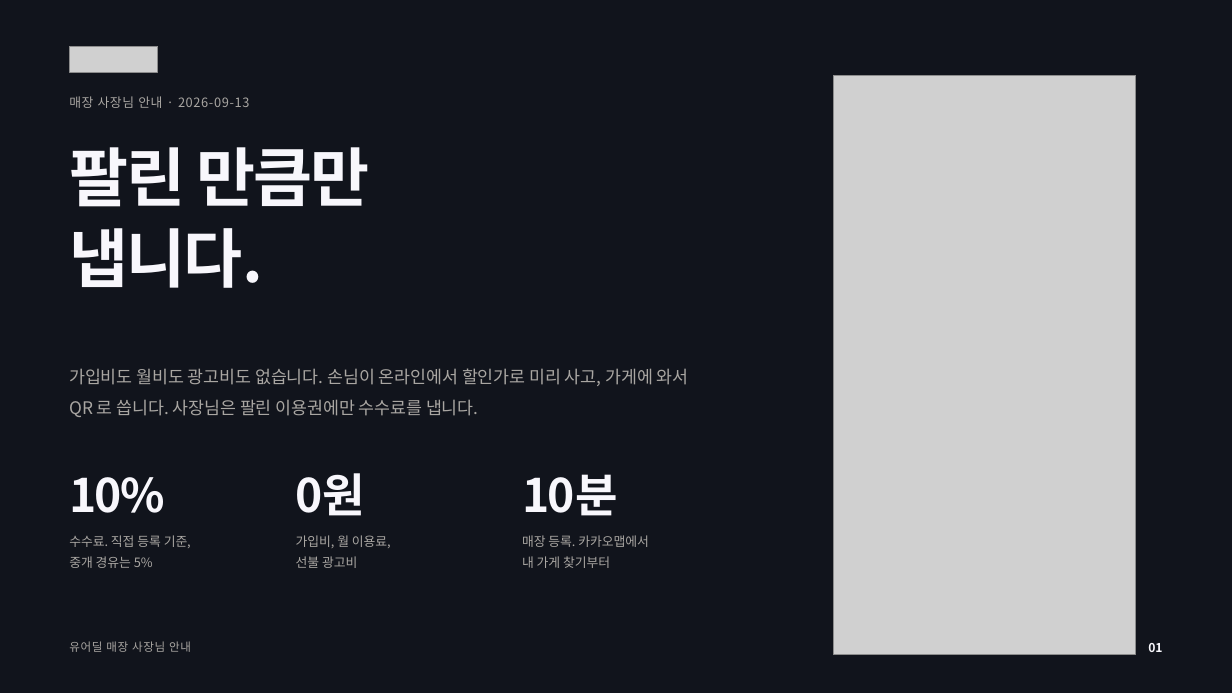
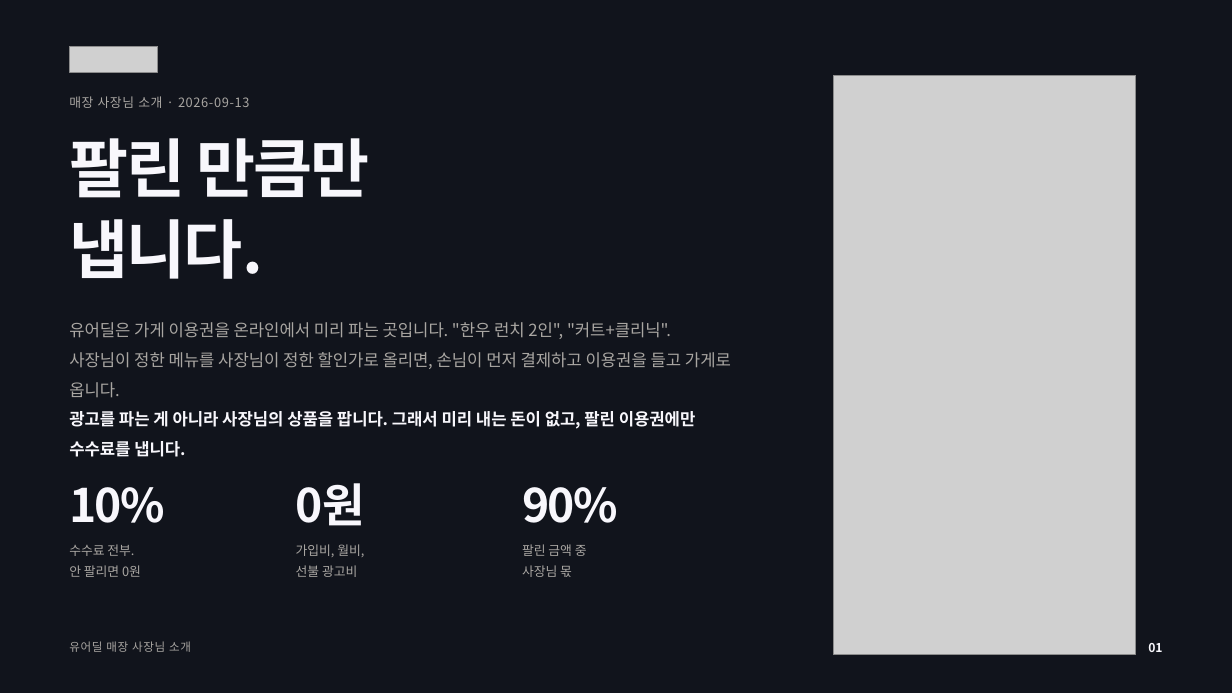
Before and after one commit to tobe2111/ur-live, a slide deck: slide 1 of docs/business/proposals/urdeal-store-owner-deck.pptx. Drawn at 1232x693 pixels with LibreOffice and Linux fonts; fonts in the diff are those of the drawing; grey boxes stand for pictures. Boxes give left, top, right and bottom in pixels: in the first picture for what was removed or moved away, otherwise in the second. Text is boxed around its words. In the diff, an @@ line names an element or a change of style, - is before the commit and + after.

```diff
--- a/docs/business/proposals/urdeal-store-owner-deck.pptx
+++ b/docs/business/proposals/urdeal-store-owner-deck.pptx
@@ text at box(69, 96, 249, 108): text changed @@
-매장 사장님 안내 · 2026-09-13
+매장 사장님 소개 · 2026-09-13
@@ text "팔린 만큼만": place and size @@
-text "팔린 만큼만" at box(69, 147, 369, 288)
+text "팔린 만큼만" at box(69, 138, 369, 279)
@@ text added at box(69, 322, 731, 398), 13 pt, text #A9A6A2 @@
+유어딜은 가게 이용권을 온라인에서 미리 파는 곳입니다. "한우 런치 2인", "커트+클리닉". 사장님이 정한 메뉴를 사장님이 정한 할인가로 올리면, 손님이 먼저 결제하고 이용권을 들고 가게로 옵니다.
@@ text at box(69, 411, 696, 457): text changed; size 13.5 to 13 pt; text colour #A9A6A2 to #F8F7FC; bold on @@
-가입비도 월비도 광고비도 없습니다. 손님이 온라인에서 할인가로 미리 사고, 가게에 와서 QR 로 씁니다. 사장님은 팔린 이용권에만 수수료를 냅니다.
+광고를 파는 게 아니라 사장님의 상품을 팝니다. 그래서 미리 내는 돈이 없고, 팔린 이용권에만 수수료를 냅니다.
@@ text removed at box(522, 474, 618, 516) @@
-10분
@@ text added at box(522, 487, 618, 523), 36 pt, text #F8F7FC, bold @@
+90%
@@ 3 texts: place and size @@
-3 texts at box(69, 473, 391, 568)
+3 texts at box(69, 483, 366, 577)
@@ text removed at box(522, 535, 649, 568) @@
-매장 등록. 카카오맵에서
-내 가게 찾기부터
@@ text at box(69, 544, 141, 577): text changed @@
-수수료. 직접 등록 기준,
-중개 경유는 5%
+수수료 전부.
+안 팔리면 0원
@@ text at box(296, 544, 364, 557): text changed @@
-가입비, 월 이용료,
+가입비, 월비,
@@ text added at box(522, 544, 587, 577), 10 pt, text #A9A6A2 @@
+팔린 금액 중
+사장님 몫
@@ text at box(69, 641, 191, 652): text changed @@
-유어딜 매장 사장님 안내
+유어딜 매장 사장님 소개
```
Also in this commit, not shown: 6 other slides changed, 1 slide added, 6 slides removed, 7 other files.
